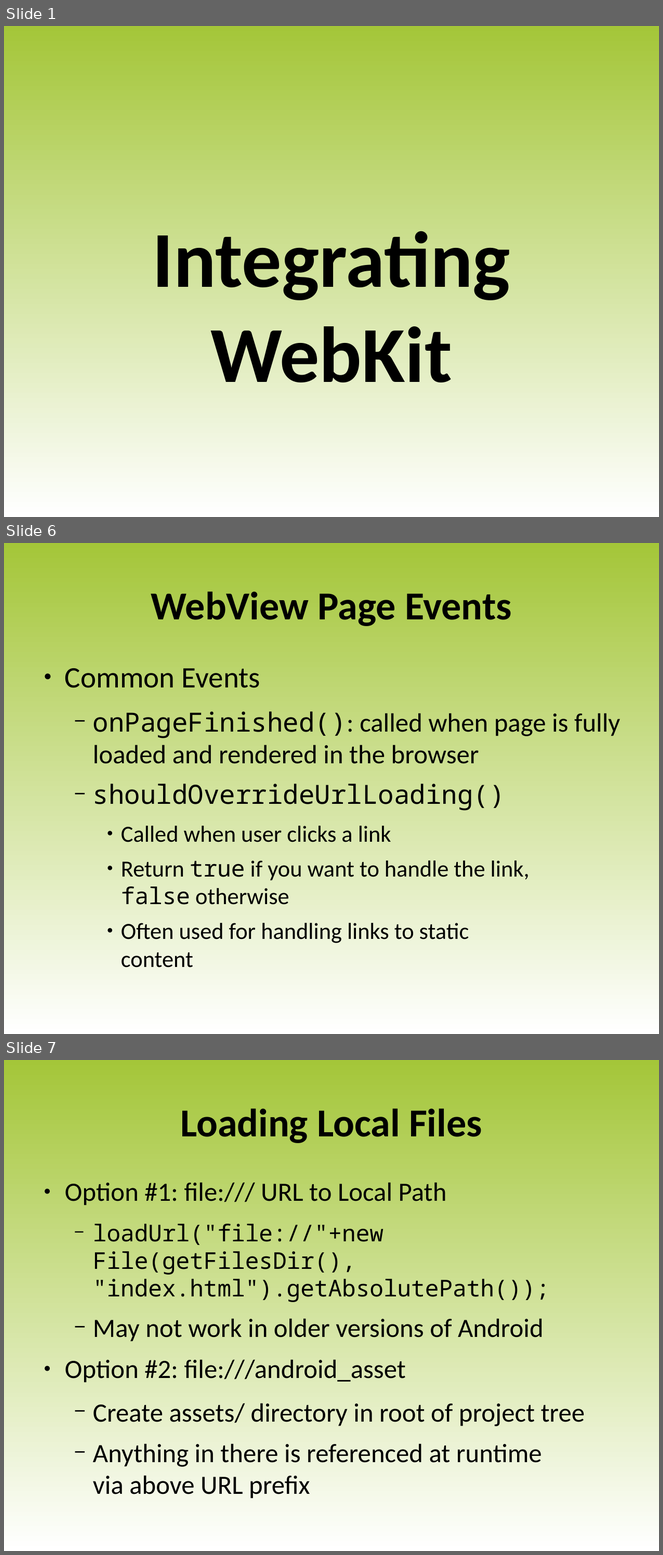
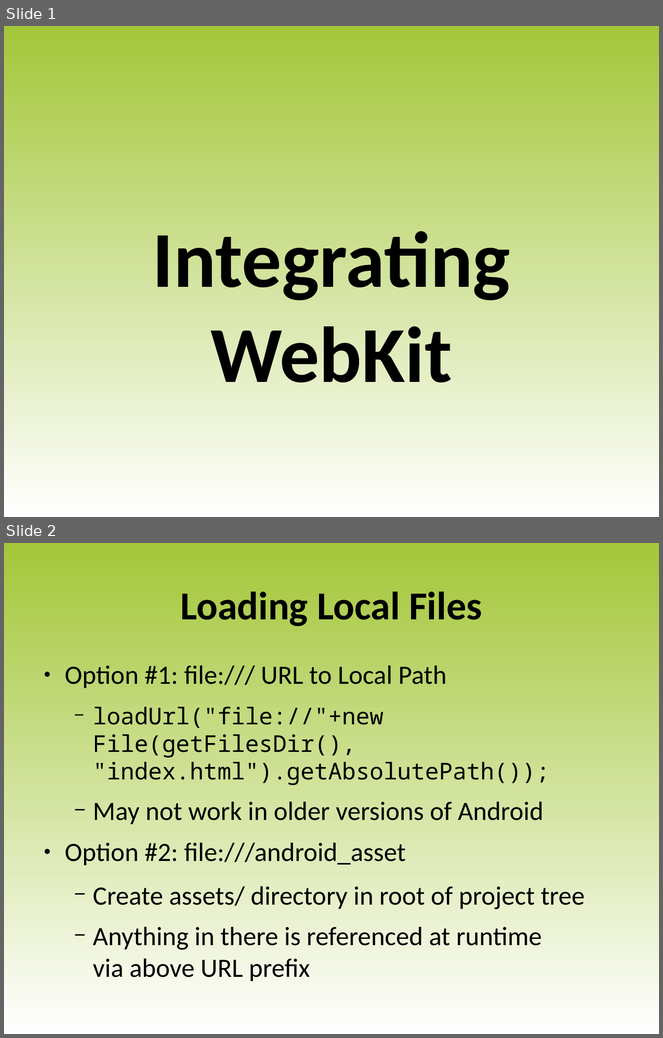
Before and after one commit to luigi-agosti/cw-courseware, a slide deck: XX-WebKit.odp. Shown one above the other, each under a label of ours: slides 1, 6 and 7 before the commit, slides 1 and 2 after it; the slides between them are not shown. The pictures are 663x1555 and 663x1038 pixels, drawn with LibreOffice and Linux fonts; fonts in the diff are those of the drawing; background and template pictures are left out. Boxes give left, top, right and bottom in pixels: in the first picture for what was removed or moved away, otherwise in the second. Text is boxed around its words. In the diff, an @@ line names an element or a change of style, - is before the commit and + after.

```diff
--- a/XX-WebKit.odp
+++ b/XX-WebKit.odp
@@ slide 6 removed at (4, 543, 659, 1034), background gradient #A4C639 to #FFFFFF @@
@@ title removed at (151, 591, 512, 626) @@
-WebView Page Events
@@ text removed at (65, 668, 620, 968) @@
-● Common Events
-  − onPageFinished(): called when page is fully loaded and rendered in the browser
-  − shouldOverrideUrlLoading()
-    ● Called when user clicks a link
-    ● Return true if you want to handle the link,
-      false otherwise
-    ● Often used for handling links to static
-      content
@@ what was slide 7 is now slide 2 @@
```
Also in this commit, not shown: 4 other slides removed.
